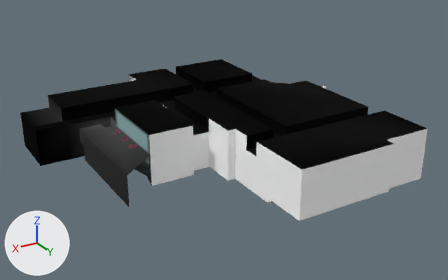
The glTF model assets/MainBarArea.glb, before and after one commit.
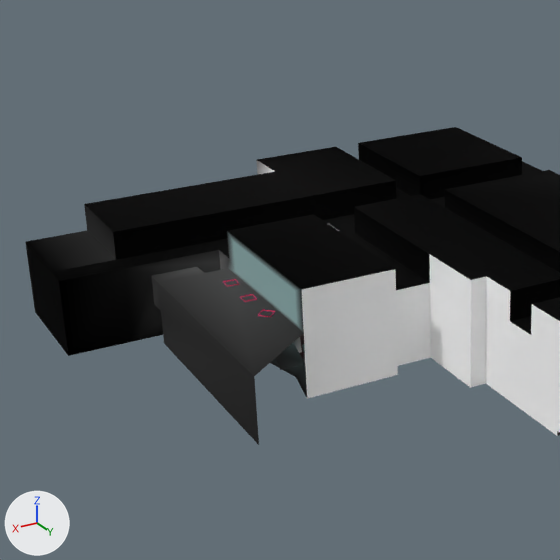
Each version appears first whole from a camera (50 mm lens) standing at (24.3, 36.8, 19.5) and looking at (2.5, 0.4, 1.4), and next in a close-up on the part from 2% to 60% of the width and 0% to 93% of the height. The axes (+X, +Y, +Z) are drawn at lower left. The lights are the same throughout. Where no turn or scale is listed for an object, it has been applied to the vertices. Vertices at the same position are counted once.

In view in the first close-up: 'Cylinder', 'ROOM', 'ROOM.002', 'ROOM.003', 'ROOM.004', 'ROOM.005', 'ROOM.006', 'ROOM.018', 'ROOM.019', 'ROOM.020', 'ROOM.026'.
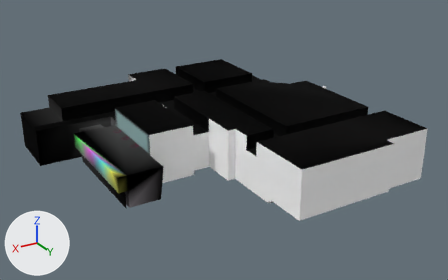
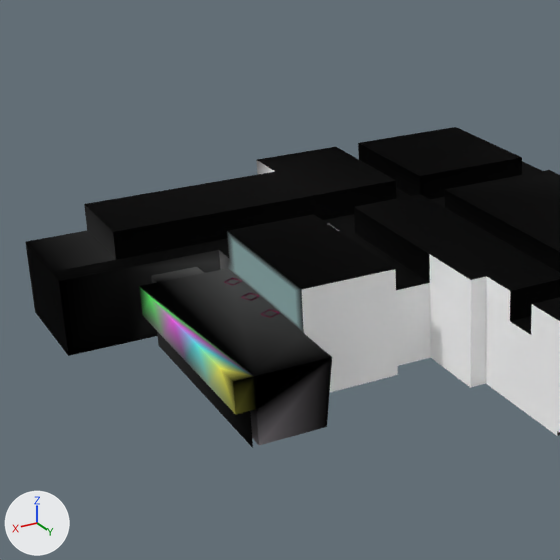
What differs and where, as boxes [x1, y1, x2, y2] in the close-ups (560 x 560 px):
'ROOM.020', reshaped (10% wider)
    before: [59, 231, 307, 445]
    after: [59, 231, 332, 448]
'Cylinder', deleted
    before: [258, 310, 275, 317]
part 1 of me_curve_021, built on
    before: [220, 262, 307, 397]
    after: [139, 262, 332, 448]
part 2 of me_curve_021, recoloured
    both: [152, 275, 303, 376]

Patch to the scene script:
```diff
--- a/assets/MainBarArea.glb.py
+++ b/assets/MainBarArea.glb.py
@@ mat_fridgedoor @@
+mat_fridgedoor = bpy.data.materials.new('fridgedoor')
+# nodes: BsdfPrincipled, Math, OutputMaterial, VertexColor
@@ mat_themilk @@
+mat_themilk = bpy.data.materials.new('TheMILK')
+mat_themilk.use_nodes = True; mat_themilk.node_tree.nodes.clear()
+_N = mat_themilk.node_tree.nodes; _L = mat_themilk.node_tree.links
+n0 = _N.new('ShaderNodeBsdfPrincipled'); n0.name = 'Principled BSDF'
+n0.inputs[1].default_value = 1.0  # 'Metallic'
+n0.inputs[2].default_value = 1.0  # 'Roughness'
+n1 = _N.new('ShaderNodeOutputMaterial'); n1.name = 'Material Output'
+n2 = _N.new('ShaderNodeVertexColor'); n2.name = 'Color Attribute'
+_L.new(n0.outputs[0], n1.inputs[0])  # 'BSDF' to 'Surface'
+_L.new(n2.outputs[0], n0.inputs[0])  # 'Color' to 'Base Color'
@@ me_curve_021 @@
 # used by ob_room_020; location = (10.63, -1.83, 1.61)
-me_curve_021.from_pydata(...)  # 44 vertices, 63 faces; spans x -1.81..4.12, y -3.22..5.81, z -1.61..2.14
+me_curve_021.from_pydata(...)  # 78 vertices, 110 faces; spans x -1.87..4.12, y -3.22..5.84, z -1.64..2.14
+# me_curve_021 part 1: 5 vertices moved from x -1.81..-1.49, y -2.52..3.8, z -0.39 to x -1.81..-1.49, y -2.52..3.8, z -0.69; 5 vertices removed from x -0.97..-0.65, y -2.52..3.8, z -1.61..-0.39; 19 vertices added at x -1.49..1.66, y -2.52..5.84, z -1.64..0.67
+# me_curve_021 part 2: 12 kept faces spanning x -1.49..1.01, y -3.22..5.81, z -1.61..0.67 get new vertex colours
 me_curve_021.materials.append(mat_tabletop)
 me_curve_021.materials.append(mat_tiletop)
+me_curve_021.materials.append(mat_fridgedoor)
+me_curve_021.materials.append(mat_themilk)
@@ ob_cylinder @@
-ob_cylinder = bpy.data.objects.new('Cylinder', me_cylinder_005)
-ob_cylinder.location = (9.54, 0.0, 2.07)
```
